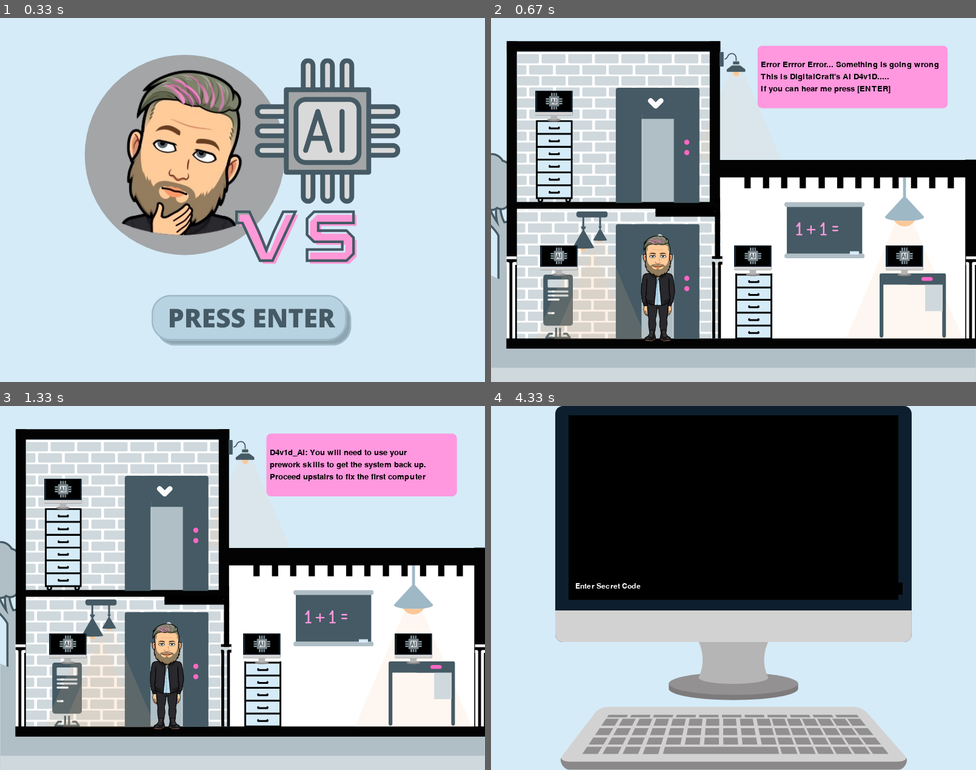
Above: before the commit, frames 1-4 (two rows, left to right).
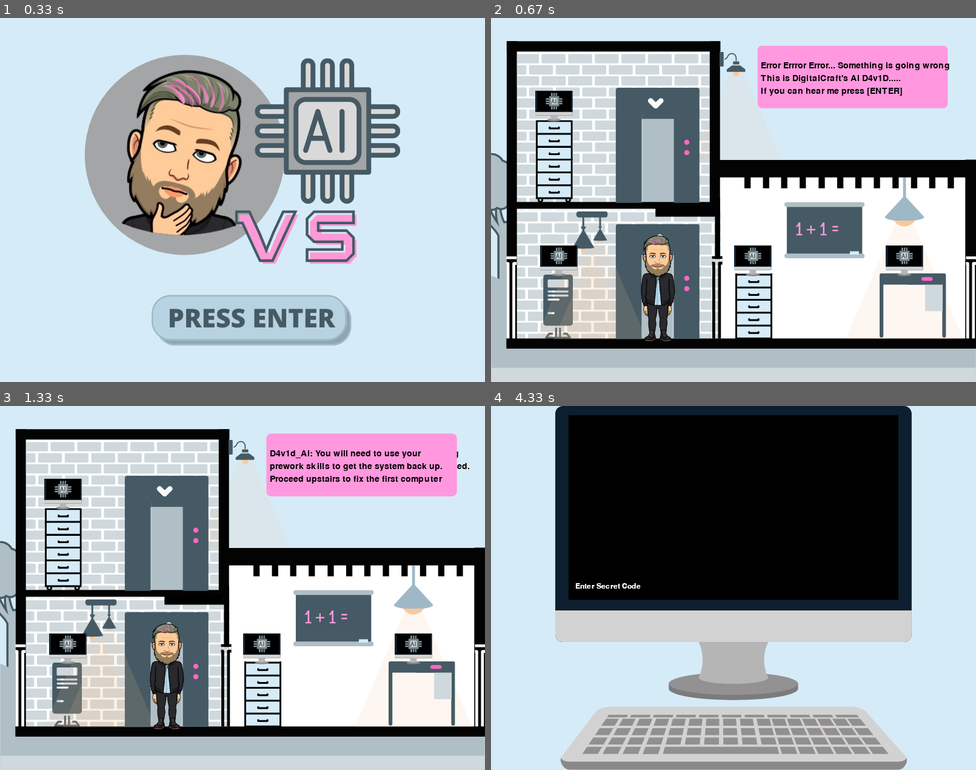
Above: after the commit, the same moments.

Repository: ericschorling/python_project
Game: pygame game, started from player_animation.py
The game is run twice, just before and just after one commit, with the same random seed, the same clock (stepped at 60 frames per second) and the same inputs.
Inputs:
- Up to frame 1 (0.33 s): no input
- Up to frame 2 (0.67 s): tap Enter at 0.33 s
- Up to frame 3 (1.33 s): tap Enter at 0.67, 1.2 s
- Up to frame 4 (4.33 s): tap Enter at 1.72, 3.58, 4.27 s; hold Right 2.37-2.83 s; hold Left 2.87-3.4 s; hold Down 3.43-3.73 s; hold Left 3.77-4.17 s

Frame 1 is identical in both runs. In frame 2, 1.1% of the frame differs, in the area x 55-95%, y 12-22%; in frame 3, 1.3%, in the area x 55-97%, y 12-22%; in frame 4, less than 0.1%.

Commit message:
Final changes

Diff:
--- a/player_animation.py
+++ b/player_animation.py
@@ -19,7 +19,7 @@
 #Create the screen W,H
 screen = pygame.display.set_mode((800,600))
 
-narration_box = Message_Box(20, 445, 50, screen )
+narration_box = Message_Box(21, 445, 50, screen )
 #Background
 # background = pygame.image.load('bg.jpg')
 #Title and Icon
@@ -35,7 +35,7 @@
 BLACK_BACKGROUND = (0,0,0)
 
 #Image file variables
-computerImg = pygame.image.load('laptop.png')
+computerImg = pygame.image.load('./Characters_and_Gameboard/laptop.png')
 computerImg_Comp = pygame.image.load('Computer_Completed.png')
 bossImg = pygame.image.load('Final_Computer.png').convert_alpha()
 text_box_image = pygame.image.load('Text_Box.png').convert_alpha()
--- a/python_project_main.py
+++ b/python_project_main.py
@@ -117,16 +117,16 @@
     #"Print a message in a box in the middle of the screen"
     #This sets the background for the text input.
     fontobject = pygame.font.Font(None, 18)
-    pygame.draw.rect(screen, (0, 0, 0),
-                      (x_cord,
-                      y_cord,
-                       540, 20), 0)
+    # pygame.draw.rect(screen, (0, 0, 0),
+    #                   (x_cord,
+    #                   y_cord,
+    #                    540, 20), 0)
     # pygame.draw.rect(screen, (255, 255, 255),
     #                   ((139 - 102,
     #                    screen.get_height() - 68,
     #                    404, 60), 1)
     #This displays the messages
-    screen.blit(fontobject.render(message, 1, (255, 255, 255)),
+    screen.blit(fontobject.render(message, 1, (255,255,255)),
         (x_cord, y_cord))
 
     pygame.display.flip()
@@ -145,15 +145,9 @@
         if inkey == K_BACKSPACE:
             current_string = current_string[0:-1]
         elif inkey == K_RETURN:
-            # file = open(bad_words_file, 'r').readlines()
-            # if "".join(current_string) in [thing[:-1] for thing in file]:
-            #     current_string = []
-            # else:
             break
-        # elif inkey == K_MINUS:
-        #     current_string.append("_")
-        # elif inkey == K_DOWN:
-        #     player(playerX - 10, playerY - 10)
+        elif inkey == K_ESCAPE:
+            quit()
         elif inkey <= 127:
             current_string.append(chr(inkey))
         display_box(screen, question + ": " + "".join(current_string),139,291)
@@ -212,7 +206,7 @@
     list_question_2 = Question(["list2 = ['The', 'REaSON', 'your', 'CODE', 'iS', 'NOT', 'working today....']"," letter_1 = (list2[1])"," letter_2 = (list2[4])","print('The ' + letter_1[2] + letter_2[0] + ' has leveled up and is now in contol of computer 1.')"], "ai",LVL_1_PROMPT)
     list_question_3 = Question(["list3 = ['d1r0w', '0113h']"," list3.reverse()"," print(list3)"], "hello world", LVL_1_PROMPT)
     dict_question_1 = Question(["computer_1 = {"," 'user': 'Sean',"," 'folder': 9,"," 'oh no': 'enemy found'","}","print(computer_1.pop('oh no'))"], "enemy found", LVL_1_PROMPT)
-    dict_question_2 = Question(["player_skills = {","   'Dig …(276 unchanged characters)… r']['name'])"], "sean","Last broken code\n")
+    dict_question_2 = Question(["player_skills = {","   'Dig …(276 unchanged characters)… r']['name'])"], "sean","Last broken code")
     lvl1_ques_arr = [list_question_1,
      list_question_2,list_question_3, dict_question_1, dict_question_2
     ]
@@ -235,14 +229,14 @@
     #Level 4 questions initialized
     question1 = Question(["___ add(num1, num2):","   return num1 + num2"],"def",LVL_4_PROMPT)
     question2 = Question(["def add(num1_ num2):","   return num1 + num2"],",",LVL_4_PROMPT)
-    question3 = Question(["\ndef add_num1, num2):","   return num1 + num2"],"[",LVL_4_PROMPT)#won't work
-    question4 = Question(["\ndef add(num1, num2_:","   return num1 + num2"],"]",LVL_4_PROMPT)#won't work
-    question5 = Question(["\ndef add(num1, num2)_","  return num1 + num2"],";",LVL_4_PROMPT)#won't work
-    question6 = Question(["\ndef add(num1, num2):"," ____return num1 + num2"],"    ",LVL_4_PROMPT)
-    question7 = Question(["\ndef add(num1, num2)_","  ______ num1 + num2\n"],"return",LVL_4_PROMPT)
-    question8 = Question(["\ndef add(__________):","    return num1 + num2\n"],"num1, num2",LVL_4_PROMPT)
-    question9 = Question(["\ndef add(num1, num2):","    return num1 + num2","sum = ___(1,1)","print(sum)\n"],"add",LVL_4_PROMPT)
-    lvl4_ques_arr = [ question1, question2, question3, question4, question5, question6, question7,question8, question9]
+    #question3 = Question(["\ndef add_num1, num2):","   return num1 + num2"],"[",LVL_4_PROMPT)#won't work
+    #question4 = Question(["\ndef add(num1, num2_:","   return num1 + num2"],"]",LVL_4_PROMPT)#won't work
+    #question5 = Question(["\ndef add(num1, num2)_","  return num1 + num2"],";",LVL_4_PROMPT)#won't work
+    question6 = Question(["def add(num1, num2):"," ____return num1 + num2"],"    ",LVL_4_PROMPT)
+    question7 = Question(["def add(num1, num2)_","  ______ num1 + num2"],"return",LVL_4_PROMPT)
+    question8 = Question(["def add(__________):","    return num1 + num2"],"num1, num2",LVL_4_PROMPT)
+    question9 = Question(["def add(num1, num2):","    return num1 + num2","sum = ___(1,1)","print(sum)"],"add",LVL_4_PROMPT)
+    lvl4_ques_arr = [ question1, question2, question6, question7,question8, question9]
 
     #endgame question
     final_question = Question(["class Warrior(SEAN):","def__init__(****, all_powers)", "super().__init__(your_passion)","****.your_passion = your_passion"],"self","Who can truly be the hero...? ")
